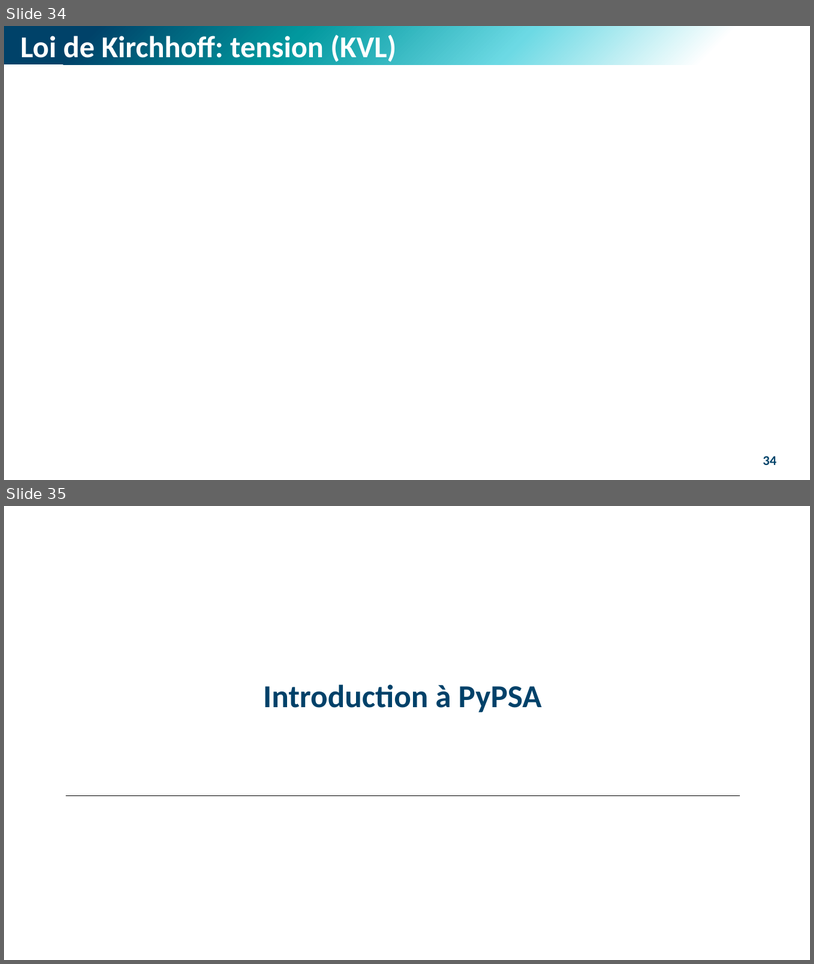
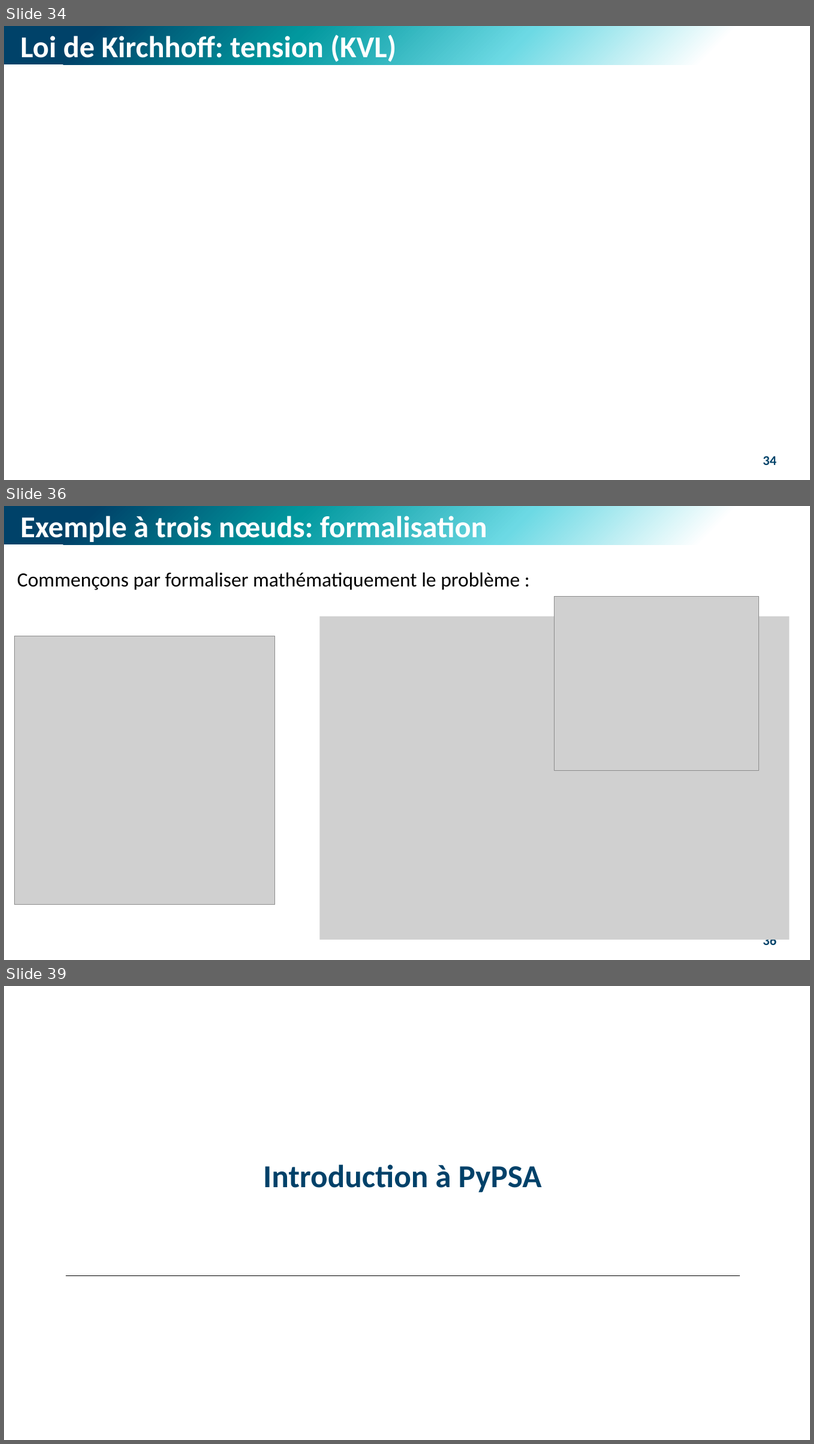
Before and after one commit to M-Berthelin/energy_mod_ISEL_MIX5, a slide deck: slides/3_Mod.pptx. Shown one above the other, each under a label of ours: slides 34 and 35 before the commit, slides 34, 36 and 39 after it; the slides between them are not shown. The pictures are 814x964 and 814x1444 pixels, drawn with LibreOffice and Linux fonts; fonts in the diff are those of the drawing; grey boxes stand for pictures. Boxes give left, top, right and bottom in pixels: in the first picture for what was removed or moved away, otherwise in the second. Text is boxed around its words. In the diff, an @@ line names an element or a change of style, - is before the commit and + after.

```diff
--- a/slides/3_Mod.pptx
+++ b/slides/3_Mod.pptx
@@ slide 36 added at (4, 506, 810, 960), background #FFFFFF @@
@@ rectangle added at (4, 506, 810, 545), fill gradient #004269 to #01989E to #6CD9E4 to #FFFFFF @@
@@ text added at (20, 512, 488, 544), 36 pt, text #FFFFFF, bold @@
+Exemple à trois nœuds: formalisation
@@ text added at (17, 572, 520, 590), 24 pt, text #000000 @@
+Commençons par formaliser mathématiquement le problème :
@@ picture added at (555, 596, 759, 771) @@
@@ picture added at (320, 616, 790, 939) @@
@@ picture added at (14, 636, 275, 904) @@
@@ page number added at (763, 939, 777, 948), 16 pt, text #004269, bold @@
+36
@@ what was slide 35 is now slide 39 @@
```
Also in this commit, not shown: 3 other slides added, 10 other files.
